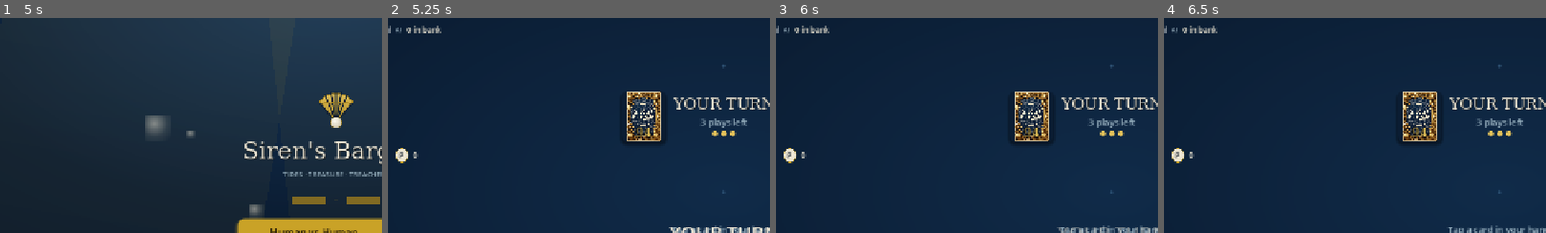
Above: before the commit, frames 1-4 (left to right).
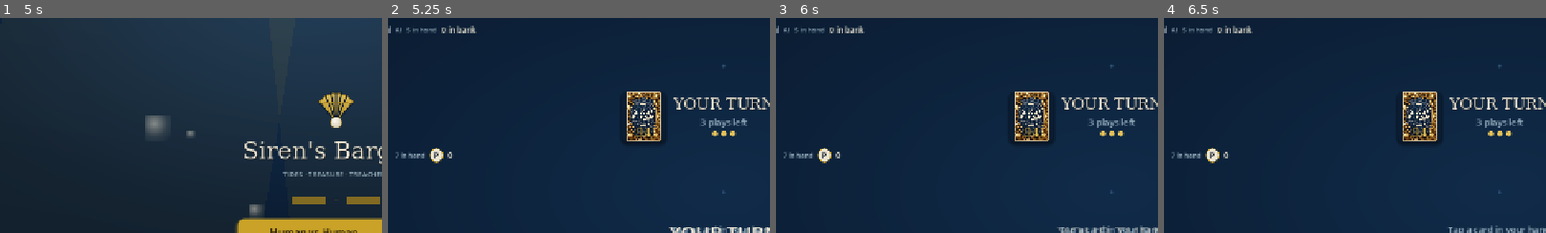
Above: after the commit, the same moments.

Repository: jordansaker/sirens-bargain
Game: Godot game, scene res://scenes/MainMenu.tscn
Same seed, same stepped clock (60 frames per second), same inputs: the game is played once before the commit and once after it.
Inputs (mouse positions are % of the whole screen's width and height, from its top left):
- Up to frame 1 (5 s): click (50, 51) at 0.5 s; click (46, 32) at 1.27 s; type "Alex" at 1.35 s; click (67, 32) at 1.5 s; type "12" at 1.58 s; click (45, 60) at 1.73 s; type "12" at 1.82 s; click "Create room" at 2 s; click "Create room" at 2.75 s; click "Create room" at 3.5 s; click "Back to main menu" at 4.25 s
- Up to frame 2 (5.25 s): click (50, 61) at 5 s
- Up to frame 3 (6 s): click (50, 11) at 5.77 s
- Up to frame 4 (6.5 s): no input
The pictures show only the part of the screen within x 6-56%, y 0-50%; the shares and areas given below are measured in that part.

Frame 1 is identical in both runs. In frame 2, 0.9% of the frame differs, in the area x 2-24%, y 3-68%; in frame 3, 0.9%; in frame 4, 0.9%.

Commit message:
Mobile web: fix double-tap + show opponent hand count
- CardView / PlayerBoardView: drop the InputEventScreenTouch branch.
  With emulate_mouse_from_touch=true every touch also arrives as a
  mouse event, so the parallel touch handler was double-firing —
  tapping a card selected then instantly deselected, and tapping the
  Zoom toggle flipped on then off in the same frame.
- project.godot: drop pointing/emulate_touch_from_mouse (kept
  emulate_mouse_from_touch). The reciprocal flag was letting mouse
  events loop back into synthetic touches, another double-fire source.
- PlayerBoardView: add "N in hand" label after the player name so
  the local player can see the opponent's hand size without seeing
  the cards themselves.

Co-Authored-By: Claude Opus 4.7 (1M context) <noreply@anthropic.com>

Diff:
--- a/project.godot
+++ b/project.godot
@@ -45,7 +45,6 @@
 
 [input_devices]
 
-pointing/emulate_touch_from_mouse=true
 pointing/emulate_mouse_from_touch=true
 
 [rendering]
--- a/scripts/ui/CardView.gd
+++ b/scripts/ui/CardView.gd
@@ -229,11 +229,11 @@
 		_hint_label.add_theme_color_override("font_color", CardColors.SELECT)
 
 func _on_gui_input(event: InputEvent) -> void:
+	# Only listen to mouse events — `emulate_mouse_from_touch` is on in
+	# project settings so touches on mobile already fire here as
+	# InputEventMouseButton. Adding a parallel InputEventScreenTouch branch
+	# would double-fire the tap and toggle-toggle the selection back off.
 	if event is InputEventMouseButton:
 		var mb := event as InputEventMouseButton
 		if mb.pressed and mb.button_index == MOUSE_BUTTON_LEFT:
 			selected.emit(card)
-	elif event is InputEventScreenTouch:
-		var st := event as InputEventScreenTouch
-		if st.pressed:
-			selected.emit(card)
--- a/scripts/ui/PlayerBoardView.gd
+++ b/scripts/ui/PlayerBoardView.gd
@@ -26,6 +26,7 @@
 var _avatar_lbl: Label
 var _name_lbl: Label
 var _tag_lbl: Label
+var _hand_lbl: Label
 var _bank_pearl_dot: Label
 var _bank_lbl: Label
 var _chip_scroll: ScrollContainer
@@ -59,6 +60,14 @@
 	_tag_lbl.add_theme_font_size_override("font_size", 11)
 	_tag_lbl.add_theme_color_override("font_color", CardColors.HAZE)
 	_header.add_child(_tag_lbl)
+
+	# Hand-size readout — visible for both boards. On the opponent strip it's
+	# especially useful (their bank is hidden) so the local player can gauge
+	# how many actions the opponent is holding without seeing the cards.
+	_hand_lbl = Label.new()
+	_hand_lbl.add_theme_font_size_override("font_size", 11)
+	_hand_lbl.add_theme_color_override("font_color", CardColors.HAZE)
+	_header.add_child(_hand_lbl)
 	# Bank sits right next to the name (no expand-spacer between them).
 
 	# Pearl currency badge — a "P" in dark ink on a rounded pearl-cream
@@ -150,7 +159,9 @@
 	if player == null:
 		_bank_lbl.text = "0"
 		_bank_pearl_dot.visible = show_bank_pearls
-		return
+		_hand_lbl.text = ""
+		return
+	_hand_lbl.text = "%d in hand" % player.hand.size()
 
 	if show_bank_pearls:
 		_bank_lbl.text = "%d" % player.total_bank_value()
@@ -164,13 +175,12 @@
 	_populate_chips()
 
 func _on_bank_gui_input(event: InputEvent) -> void:
+	# Mouse events only — mobile taps come through here via
+	# emulate_mouse_from_touch, so a separate InputEventScreenTouch branch
+	# would double-fire and cancel the tap out.
 	if event is InputEventMouseButton:
 		var mb := event as InputEventMouseButton
 		if mb.pressed and mb.button_index == MOUSE_BUTTON_LEFT and player != null:
-			bank_pressed.emit(player.id)
-	elif event is InputEventScreenTouch:
-		var st := event as InputEventScreenTouch
-		if st.pressed and player != null:
 			bank_pressed.emit(player.id)
 
 func pop_realms(realm_names: Array) -> void:
